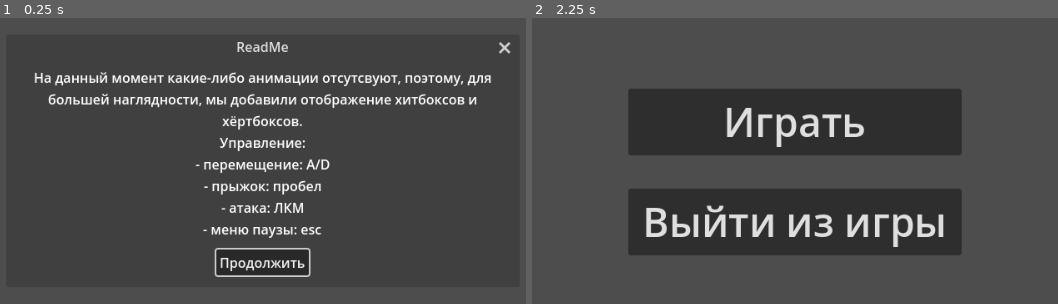
Above: before the commit, frames 1-2 (left to right).
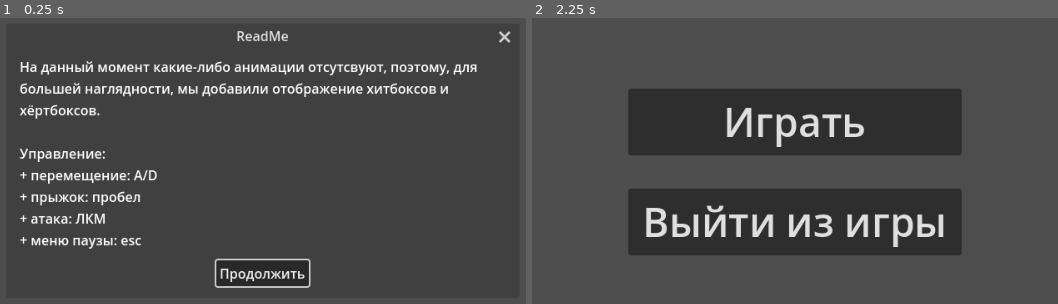
Above: after the commit, the same moments.

Repository: Dkoplik/Paint-it-Black
Game: Godot game, scene res://main_menu.tscn
The game is run twice, just before and just after one commit, with the same random seed, the same clock (stepped at 60 frames per second) and the same inputs.
Inputs:
- Up to frame 1 (0.25 s): no input
- Up to frame 2 (2.25 s): click "Играть" at 0.5 s; click "Играть" at 1.25 s; click "Продолжить" at 2 s

The runs differ from the first frame. In frame 1, 12% of the frame differs, in the area x 3-98%, y 4-95%; in frame 2, nothing differs.

Commit message:
Подправил popup

Diff:
--- a/Paint-it-Black/main_menu.tscn
+++ b/Paint-it-Black/main_menu.tscn
@@ -32,7 +32,7 @@
 [node name="TempPopUp" type="AcceptDialog" parent="."]
 title = "ReadMe"
 initial_position = 1
-size = Vector2i(600, 265)
+size = Vector2i(600, 291)
 visible = true
 ok_button_text = "Продолжить"
 
@@ -43,16 +43,16 @@
 offset_left = -292.0
 offset_top = 8.0
 offset_right = 292.0
-offset_bottom = 216.0
+offset_bottom = 242.0
 grow_horizontal = 2
 text = "На данный момент какие-либо анимации отсутсвуют, поэтому, для большей наглядности, мы добавили отображение хитбоксов и хёртбоксов.
+
 Управление:
-- перемещение: A/D
-- прыжок: пробел
-- атака: ЛКМ
-- меню паузы: esc
++ перемещение: A/D
++ прыжок: пробел
++ атака: ЛКМ
++ меню паузы: esc
 "
-horizontal_alignment = 1
 autowrap_mode = 3
 
 [connection signal="pressed" from="PlayButton" to="." method="_on_play_button_pressed"]
